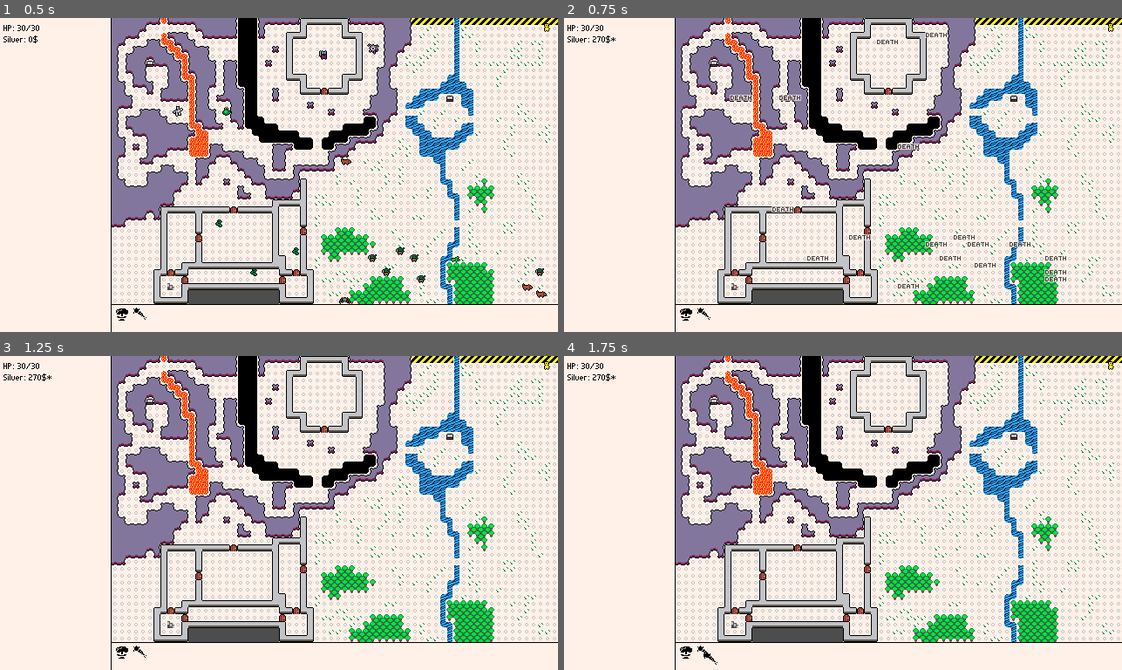
Above: before the commit, frames 1-4 (two rows, left to right).
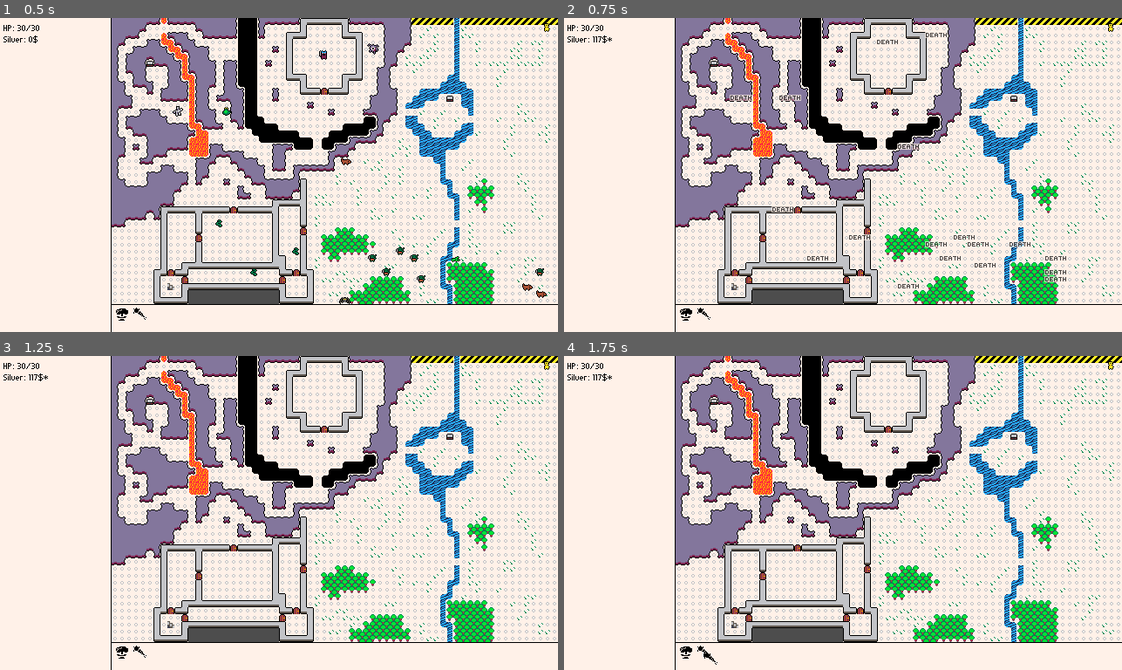
Above: after the commit, the same moments.

Repository: rsaarelm/azoth
Game: Godot game, scene res://game_screen.tscn
Same seed, same stepped clock (60 frames per second), same inputs: the game is played once before the commit and once after it.
Inputs (mouse positions are in pixels of both pictures, inside the frame that each line leads up to):
- Up to frame 1 (0.5 s): no input
- Up to frame 2 (0.75 s): click (686, 313) at 0.52 s
- Up to frame 3 (1.25 s): no input
- Up to frame 4 (1.75 s): click (703, 651) at 1.27 s

Frame 1 is identical in both runs. In frame 2, less than 0.1% of the frame differs, in the area x 5-10%, y 5-9%; in frame 3, less than 0.1%; in frame 4, less than 0.1%.

Commit message:
Tone down monster stats

Diff:
--- a/bestiary/ancient_king.tscn
+++ b/bestiary/ancient_king.tscn
@@ -4,8 +4,8 @@
 
 [node name="Ancient King" groups=["enemy"] instance=ExtResource("1_ae2vs")]
 display_name = "ancient king"
-health = 50
-strength = 20
+health = 35
+strength = 14
 
 [node name="Sprite2D" parent="." index="1"]
 region_rect = Rect2(80, 0, 16, 16)
--- a/bestiary/crocodile.tscn
+++ b/bestiary/crocodile.tscn
@@ -4,8 +4,8 @@
 
 [node name="Crocodile" groups=["enemy"] instance=ExtResource("1_ripeg")]
 display_name = "crocodile"
-health = 30
-strength = 20
+health = 18
+strength = 8
 accuracy = 8
 
 [node name="Sprite2D" parent="." index="1"]
--- a/bestiary/gazer.tscn
+++ b/bestiary/gazer.tscn
@@ -4,8 +4,8 @@
 
 [node name="Gazer" groups=["enemy"] instance=ExtResource("1_j3nj5")]
 display_name = "gazer"
-health = 40
-strength = 15
+health = 28
+strength = 8
 accuracy = 10
 evasion = 5
 
--- a/bestiary/goblin.tscn
+++ b/bestiary/goblin.tscn
@@ -4,7 +4,6 @@
 
 [node name="Goblin" groups=["enemy"] instance=ExtResource("1_ae2vs")]
 display_name = "goblin"
-health = 10
 
 [node name="Sprite2D" parent="." index="1"]
 region_rect = Rect2(96, 0, 16, 16)
--- a/bestiary/mob.gd
+++ b/bestiary/mob.gd
@@ -33,13 +33,13 @@
 @export var traits: Array[CreatureTrait]
 
 ## How much damage can the mob take.
-@export var health := 20
+@export var health := 10
 
 ## How hard does the mob hit.
-@export var strength := 10
+@export var strength := 3
 
 ## How likely the mob is to land a blow.
-@export var accuracy := 5
+@export var accuracy := 1
 
 ## How well can the mob evade attacks.
 @export var evasion := 0
--- a/bestiary/ogre.tscn
+++ b/bestiary/ogre.tscn
@@ -4,8 +4,8 @@
 
 [node name="Ogre" groups=["enemy"] instance=ExtResource("1_av37l")]
 display_name = "ogre"
-health = 40
-strength = 15
+health = 22
+strength = 10
 accuracy = 8
 
 [node name="Sprite2D" parent="." index="1"]
--- a/bestiary/ooze.tscn
+++ b/bestiary/ooze.tscn
@@ -4,7 +4,7 @@
 
 [node name="Ooze" groups=["enemy"] instance=ExtResource("1_lu3cu")]
 display_name = "ooze"
-health = 30
+health = 20
 
 [node name="Sprite2D" parent="." index="1"]
 region_rect = Rect2(128, 0, 16, 16)
--- a/bestiary/snake.tscn
+++ b/bestiary/snake.tscn
@@ -5,7 +5,7 @@
 [node name="Snake" groups=["enemy"] instance=ExtResource("1_ae2vs")]
 display_name = "snake"
 health = 5
-strength = 20
+strength = 8
 evasion = 5
 
 [node name="Sprite2D" parent="." index="1"]
--- a/bestiary/spider.tscn
+++ b/bestiary/spider.tscn
@@ -4,8 +4,8 @@
 
 [node name="Spider" groups=["enemy"] instance=ExtResource("1_4i7mg")]
 display_name = "spider"
-strength = 20
-accuracy = 10
+strength = 10
+accuracy = 5
 evasion = 5
 
 [node name="Sprite2D" parent="." index="1"]
--- a/bestiary/stone_golem.tscn
+++ b/bestiary/stone_golem.tscn
@@ -4,8 +4,8 @@
 
 [node name="StoneGolem" groups=["enemy"] instance=ExtResource("1_f56vk")]
 display_name = "stone golem"
-health = 50
-strength = 20
+health = 30
+strength = 14
 
 [node name="Sprite2D" parent="." index="1"]
 region_rect = Rect2(176, 0, 16, 16)
--- a/bestiary/wolf.tscn
+++ b/bestiary/wolf.tscn
@@ -4,9 +4,10 @@
 
 [node name="Wolf" groups=["enemy"] instance=ExtResource("1_qml2a")]
 display_name = "wolf"
-health = 15
-strength = 15
+health = 12
+strength = 6
 evasion = 5
+accuracy = 5
 
 [node name="Sprite2D" parent="." index="1"]
 region_rect = Rect2(192, 0, 16, 16)
